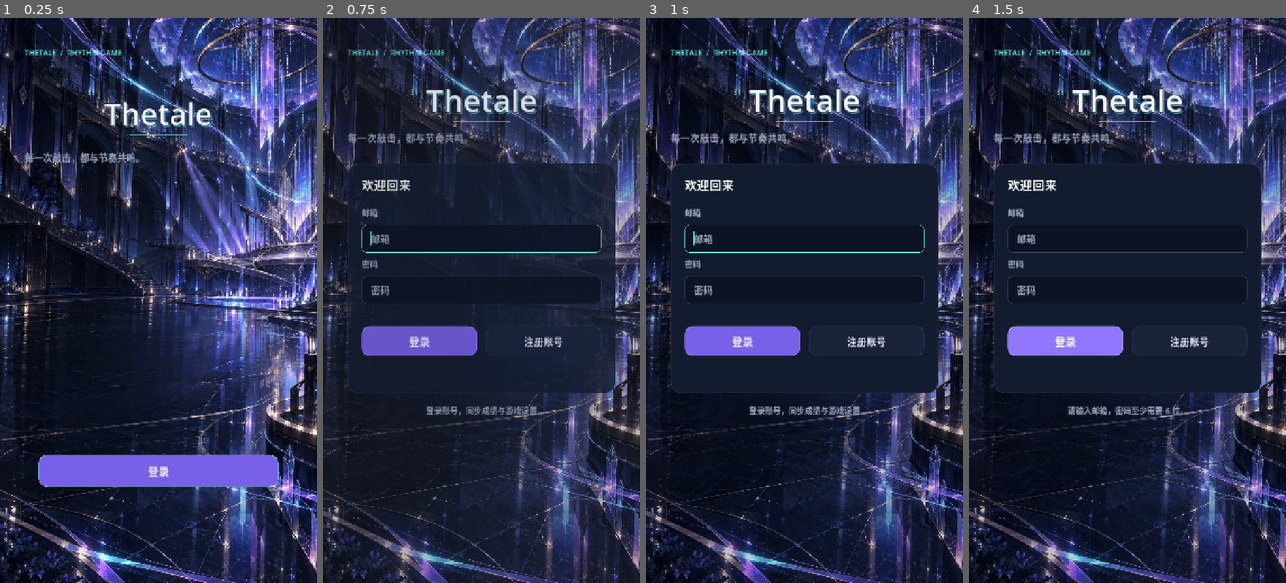
Above: before the commit, frames 1-4 (left to right).
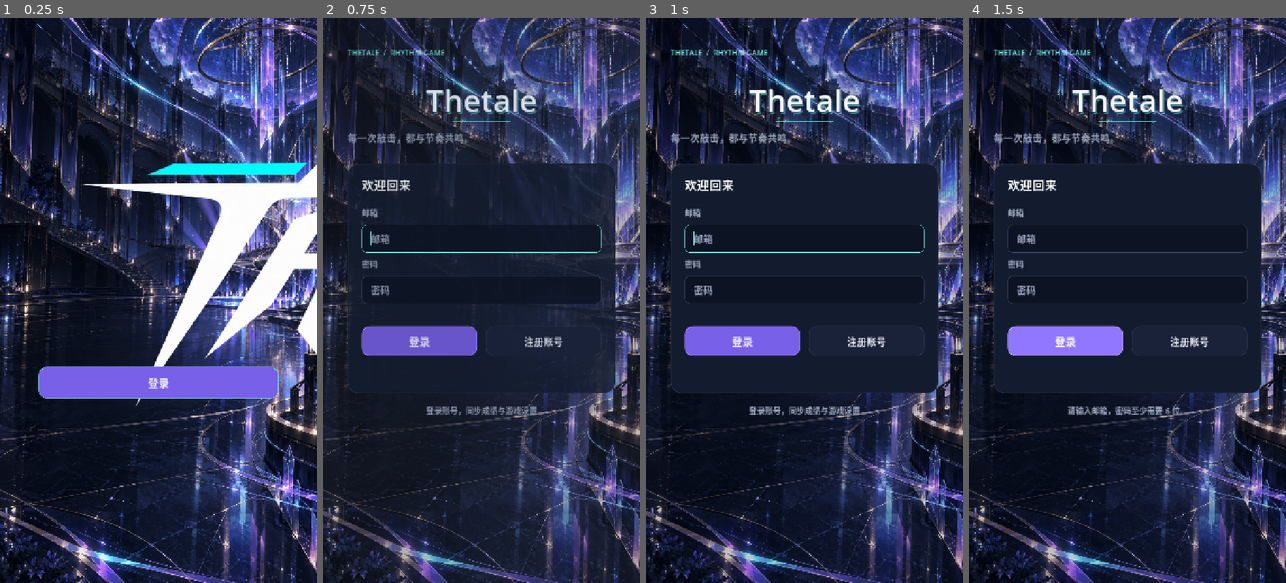
Above: after the commit, the same moments.

Repository: yznhyyg/1
Game: Godot game, scene res://entry.tscn
The game is run twice, just before and just after one commit, with the same random seed, the same clock (stepped at 60 frames per second) and the same inputs.
Inputs:
- Up to frame 1 (0.25 s): no input
- Up to frame 2 (0.75 s): click "登录" at 0.5 s
- Up to frame 3 (1 s): no input
- Up to frame 4 (1.5 s): click "登录" at 1.25 s

The runs differ from the first frame. In frame 1, 18% of the frame differs, in the area x 7-100%, y 5-83%; in frame 2, nothing differs; in frame 3, nothing differs; in frame 4, nothing differs.

Commit message:
Use sharp Thetale logo on minimal entry screen

Diff:
--- a/entry.gd
+++ b/entry.gd
@@ -1,11 +1,9 @@
 extends Control
 
 const UI = preload("res://ui/rhythm_ui.gd")
-const Brand = preload("res://ui/brand.gd")
 const SESSION_FILE := "user://supabase_session.json"
 
 var login_button: Button
-var status_label: Label
 
 func _ready() -> void:
 	set_anchors_and_offsets_preset(Control.PRESET_FULL_RECT)
@@ -26,14 +24,19 @@
 	add_child(background)
 	move_child(background, 0)
 
-	UI.label(self, "THETALE  /  RHYTHM GAME", Rect2(56, 66, 608, 40), 17, UI.CYAN)
-	Brand.title(self, "Thetale", Rect2(56, 170, 608, 90), 68)
-	Brand.accent_line(self, Rect2(294, 264, 132, 3))
-	UI.label(self, "每一次敲击，都与节奏共鸣。", Rect2(56, 300, 608, 40), 21, UI.MUTED)
+	var logo := TextureRect.new()
+	logo.texture = preload("res://assets/branding/thetale_logo_a.png")
+	logo.position = Vector2(52, 170)
+	logo.size = Vector2(616, 205)
+	logo.expand_mode = TextureRect.EXPAND_IGNORE_SIZE
+	logo.stretch_mode = TextureRect.STRETCH_KEEP_ASPECT_CENTERED
+	logo.texture_filter = CanvasItem.TEXTURE_FILTER_LINEAR_WITH_MIPMAPS
+	logo.mouse_filter = Control.MOUSE_FILTER_IGNORE
+	add_child(logo)
 
 	login_button = Button.new()
 	login_button.text = "登录"
-	login_button.position = Vector2(88, 990)
+	login_button.position = Vector2(88, 790)
 	login_button.size = Vector2(544, 72)
 	login_button.z_index = 10
 	login_button.add_theme_font_size_override("font_size", 24)
@@ -42,23 +45,13 @@
 	add_child(login_button)
 	login_button.grab_focus()
 
-	status_label = Label.new()
-	status_label.position = Vector2(88, 885)
-	status_label.size = Vector2(544, 48)
-	status_label.horizontal_alignment = HORIZONTAL_ALIGNMENT_CENTER
-	status_label.add_theme_color_override("font_color", UI.MUTED)
-	status_label.add_theme_font_size_override("font_size", 17)
-	add_child(status_label)
-
 func _open_login() -> void:
 	login_button.disabled = true
 	if not FileAccess.file_exists(SESSION_FILE):
-		status_label.text = "正在打开登录界面……"
 		get_tree().set_meta("silent_restore_login", false)
 		get_tree().change_scene_to_file("res://login.tscn")
 		return
 
-	status_label.text = "正在恢复登录……"
 	get_tree().set_meta("silent_restore_login", true)
 	var login_scene := preload("res://login.tscn").instantiate()
 	add_child(login_scene)
Binary file added: assets/branding/thetale_logo_a.png
Not shown, added: assets/branding/thetale_logo_a.png.import
